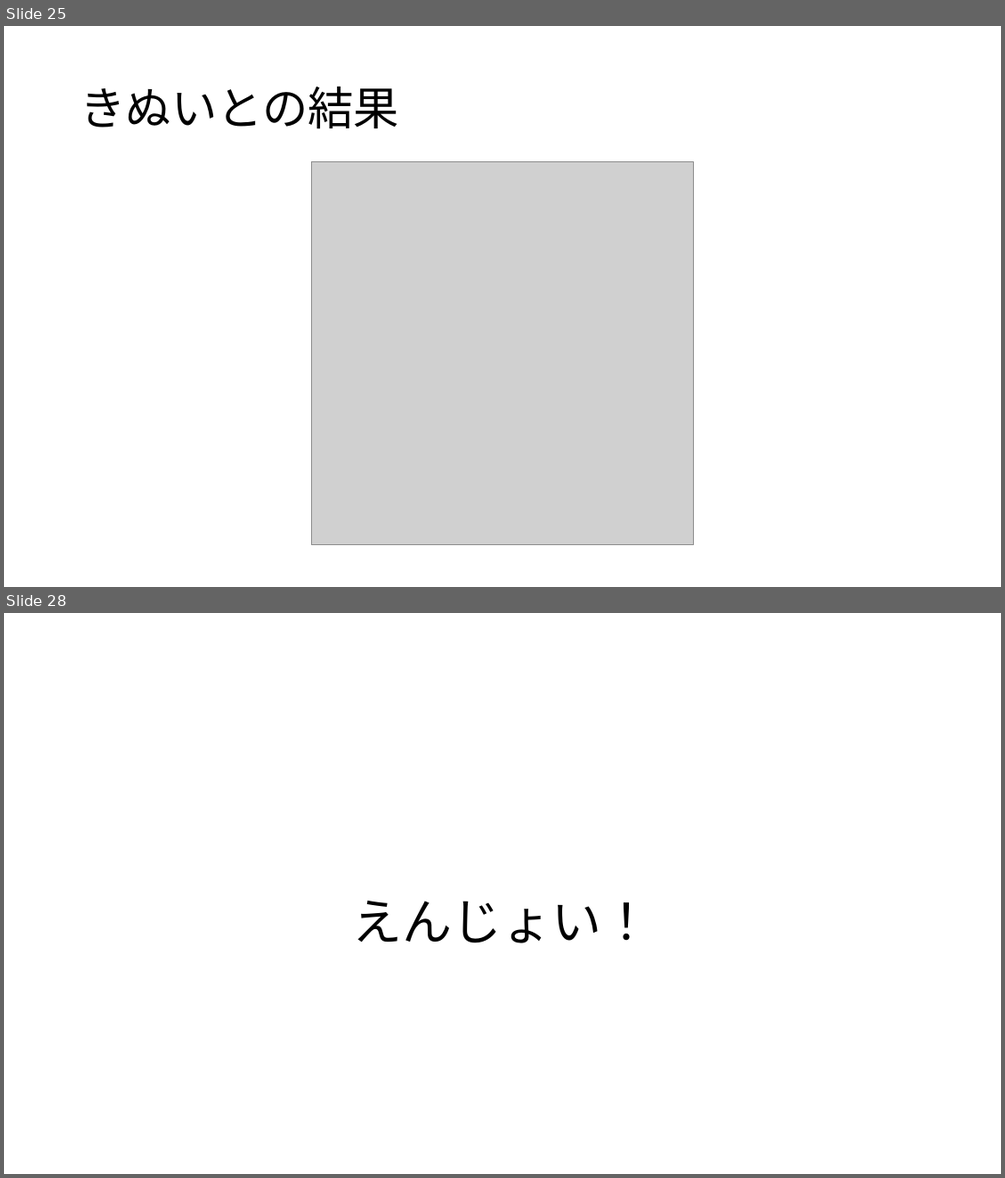
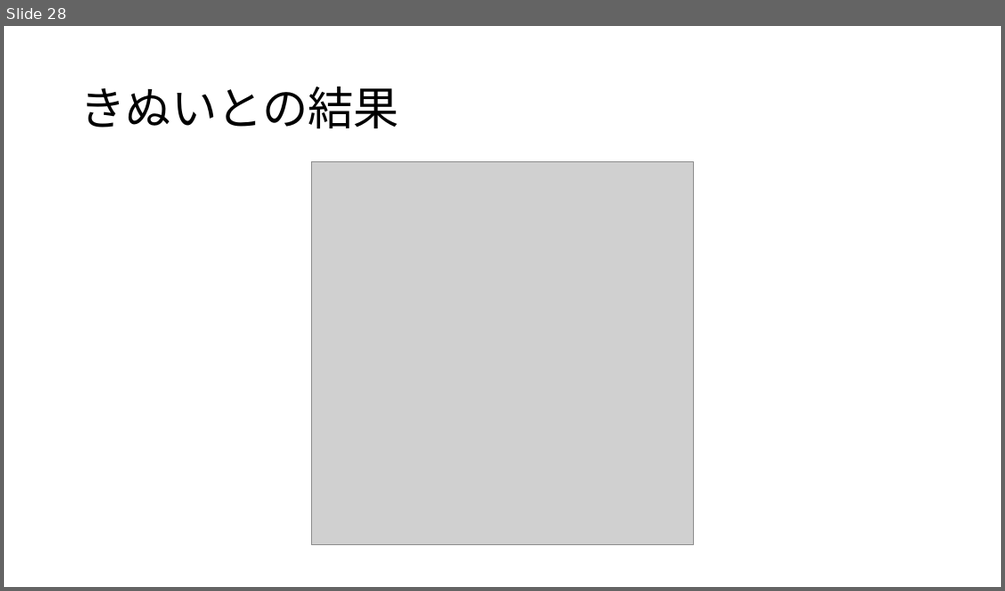
Before and after one commit to 8-u8/Kaggle, a slide deck: Santander/output/caretパッケージを使ったXGBoostのformula型.pptx. Shown one above the other, each under a label of ours: slides 25 and 28 before the commit, slide 28 after it; the slides between them are not shown. The pictures are 1005x1178 and 1005x591 pixels, drawn with LibreOffice and Linux fonts; fonts in the diff are those of the drawing; grey boxes stand for pictures. Boxes give left, top, right and bottom in pixels: in the first picture for what was removed or moved away, otherwise in the second. Text is boxed around its words. In the diff, an @@ line names an element or a change of style, - is before the commit and + after.

```diff
--- a/Santander/output/caretパッケージを使ったXGBoostのformula型.pptx
+++ b/Santander/output/caretパッケージを使ったXGBoostのformula型.pptx
@@ slide 28 removed at <box>4,613,1001,1174</box>, background #FFFFFF @@
@@ text removed at <box>353,900,652,943</box> @@
-えんじょい！
@@ what was slide 25 is now slide 28 @@
```
Also in this commit, not shown: 16 slides changed, 5 slides added, 2 other files.
